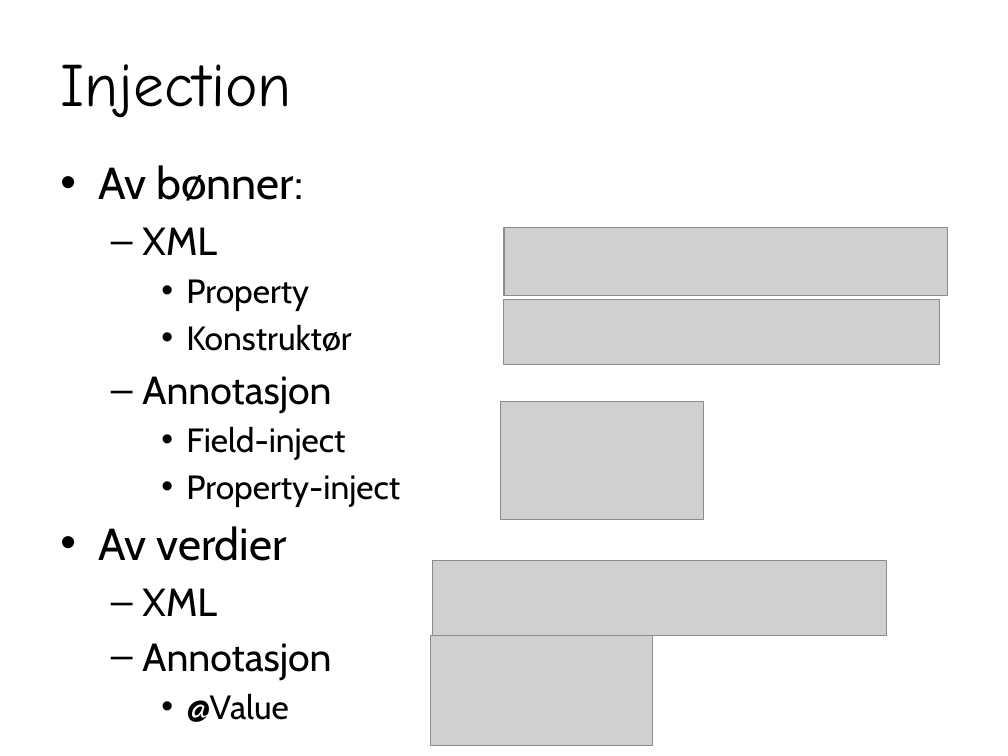
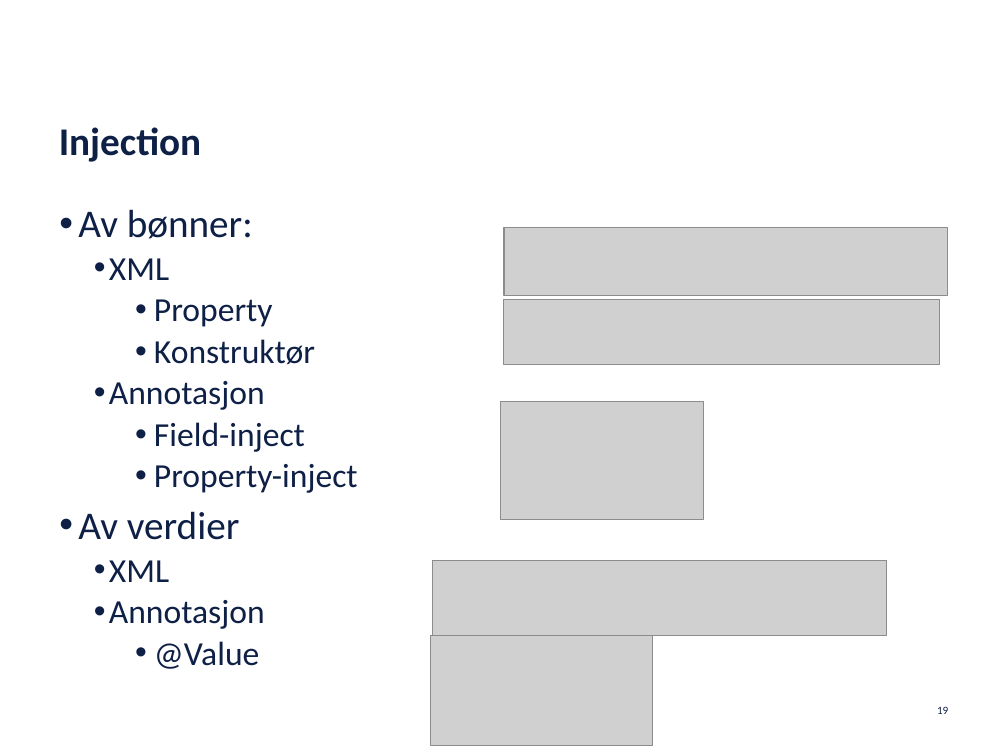
Before and after one commit to netcompanyno/springKurs, a slide deck: slide 19 of adm/Spring.pptx. Drawn at 1008x756 pixels with LibreOffice and Linux fonts; fonts in the diff are those of the drawing; grey boxes stand for pictures; background and template pictures are left out. Boxes give left, top, right and bottom in pixels: in the first picture for what was removed or moved away, otherwise in the second. Text is boxed around its words. In the diff, an @@ line names an element or a change of style, - is before the commit and + after.

```diff
--- a/adm/Spring.pptx
+++ b/adm/Spring.pptx
@@ title "Injection" moved from (x1=60, y1=64, x2=292, y2=118) to (x1=59, y1=127, x2=201, y2=162) @@
@@ title "Injection" at (x1=59, y1=127, x2=201, y2=162): size 44 to 28 pt, font Comic Neue to Calibri, text colour #000000 to #0F2047, bold on; line spacing 1 to 23pt; vertical alignment middle to bottom @@
@@ text "Av bønner:" moved from (x1=98, y1=165, x2=400, y2=680) to (x1=78, y1=209, x2=358, y2=669) @@
@@ text "Av bønner:" at (x1=78, y1=209, x2=358, y2=669): size 32 to 28 pt in "Av bønner:", "Av verdier"; font Cabin to Calibri, text colour #000000 to #0F2047; size 28 to 24 pt in "XML", "Annotasjon", "XML", "Annotasjon"; indent changed; line spacing 1 to 0.9; more space between paragraphs; bullet – to •; less space between paragraphs @@
@@ page number added at (x1=937, y1=706, x2=948, y2=714), 8 pt, text #0F2047 @@
+19
```
Also in this commit, not shown: 25 other slides changed, 1 slide added, 1 slide removed, 2 other files.
